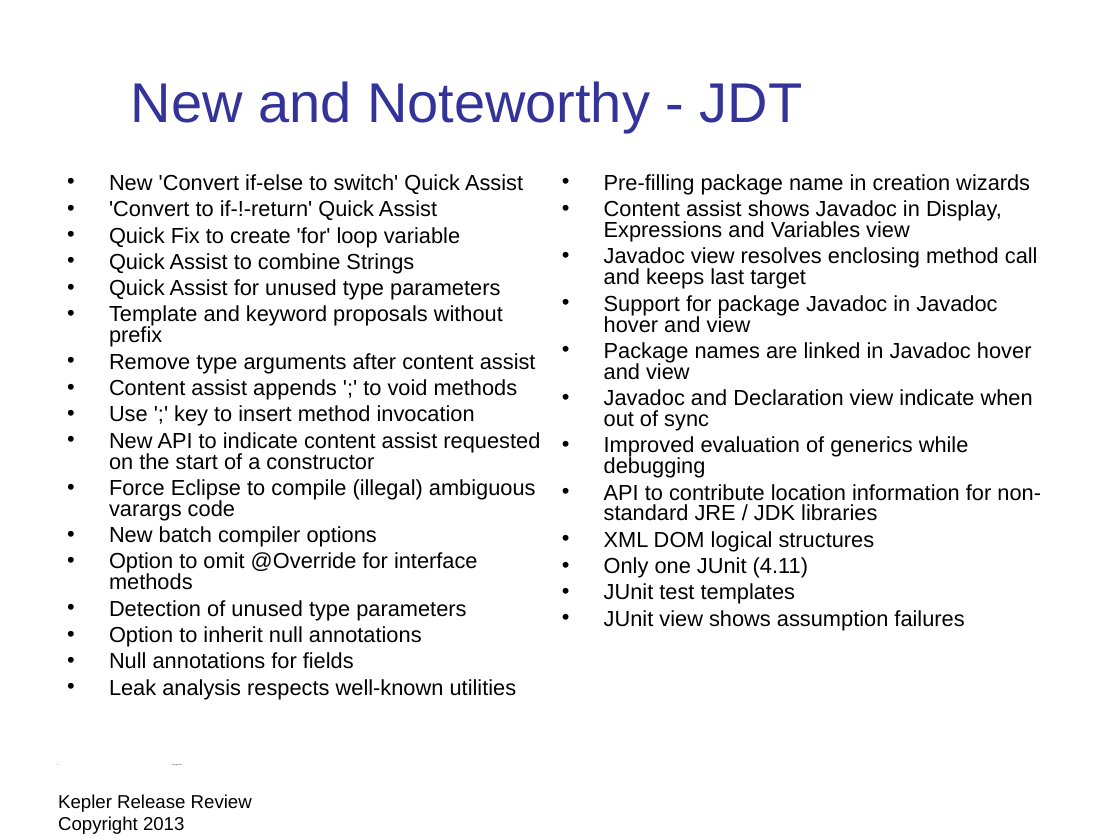
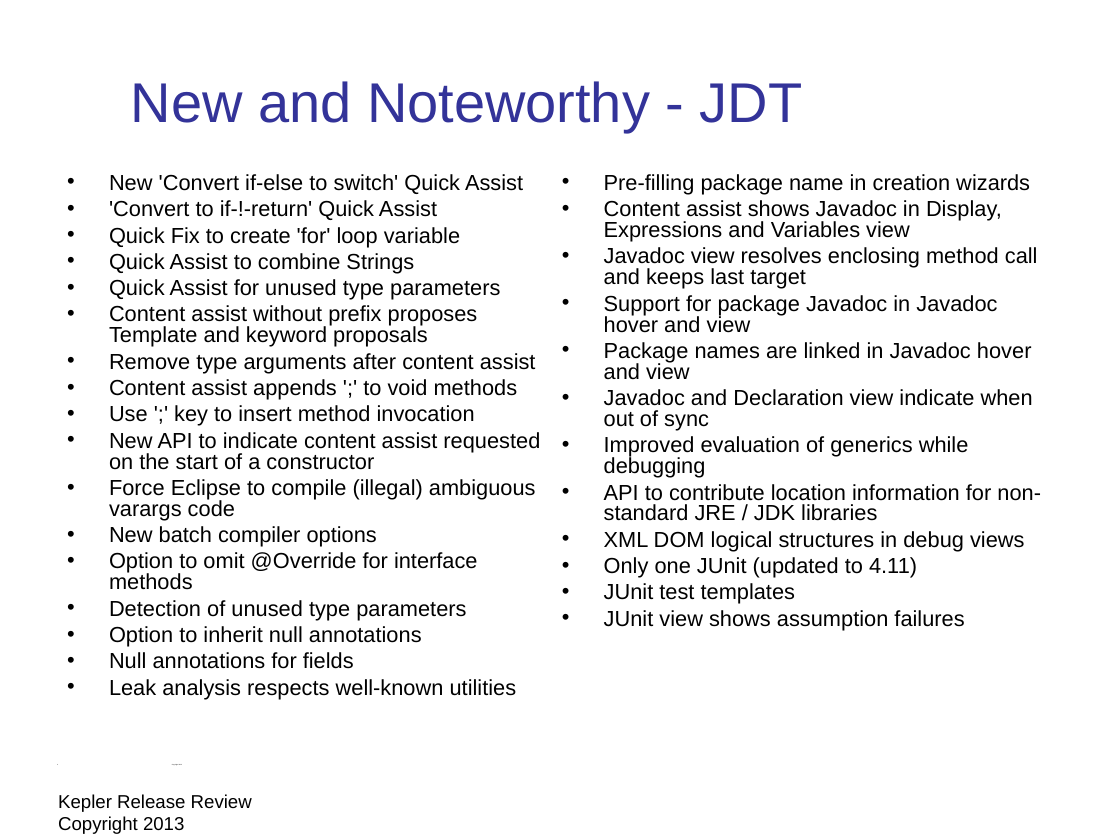
Before and after one commit to eclipse-platform/www.eclipse.org-eclipse-news, a slide deck: slide 6 of presentation/Kepler-release-review/eclipse-kepler-release-review.odp. Drawn at 1120x840 pixels with LibreOffice and Linux fonts; fonts in the diff are those of the drawing; background and template pictures are left out. Boxes give left, top, right and bottom in pixels: in the first picture for what was removed or moved away, otherwise in the second. Text is boxed around its words. In the diff, an @@ line names an element or a change of style, - is before the commit and + after.

```diff
--- a/presentation/Kepler-release-review/eclipse-kepler-release-review.odp
+++ b/presentation/Kepler-release-review/eclipse-kepler-release-review.odp
@@ text at <box>109,305,478,347</box>: text changed @@
-• Template and keyword proposals without prefix
+• Content assist without prefix proposes Template and keyword proposals
@@ text at <box>604,531,1025,578</box>: text changed @@
-• XML DOM logical structures
-• Only one JUnit (4.11)
+• XML DOM logical structures in debug views
+• Only one JUnit (updated to 4.11)
```
Also in this commit, not shown: 5 other slides changed, 1 other file.
